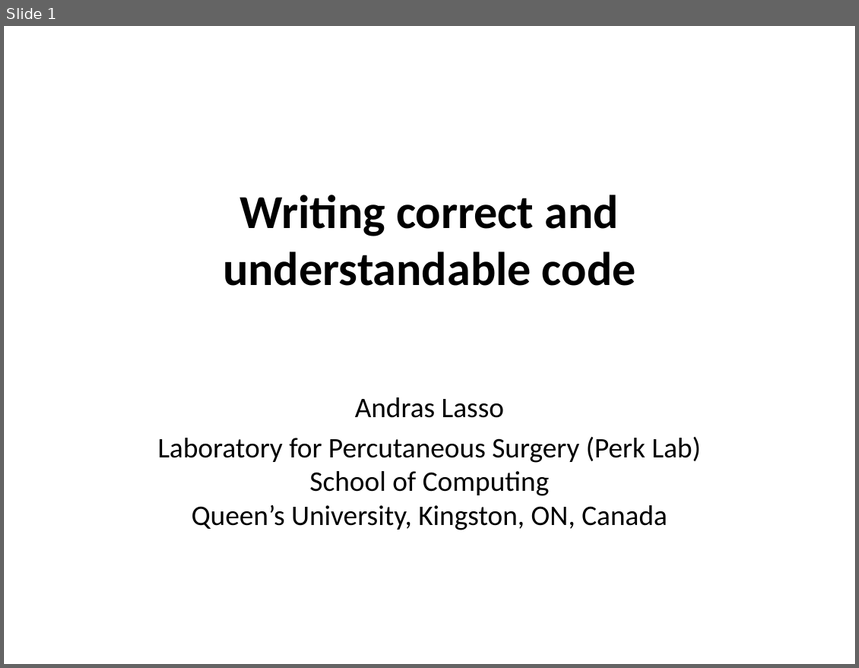
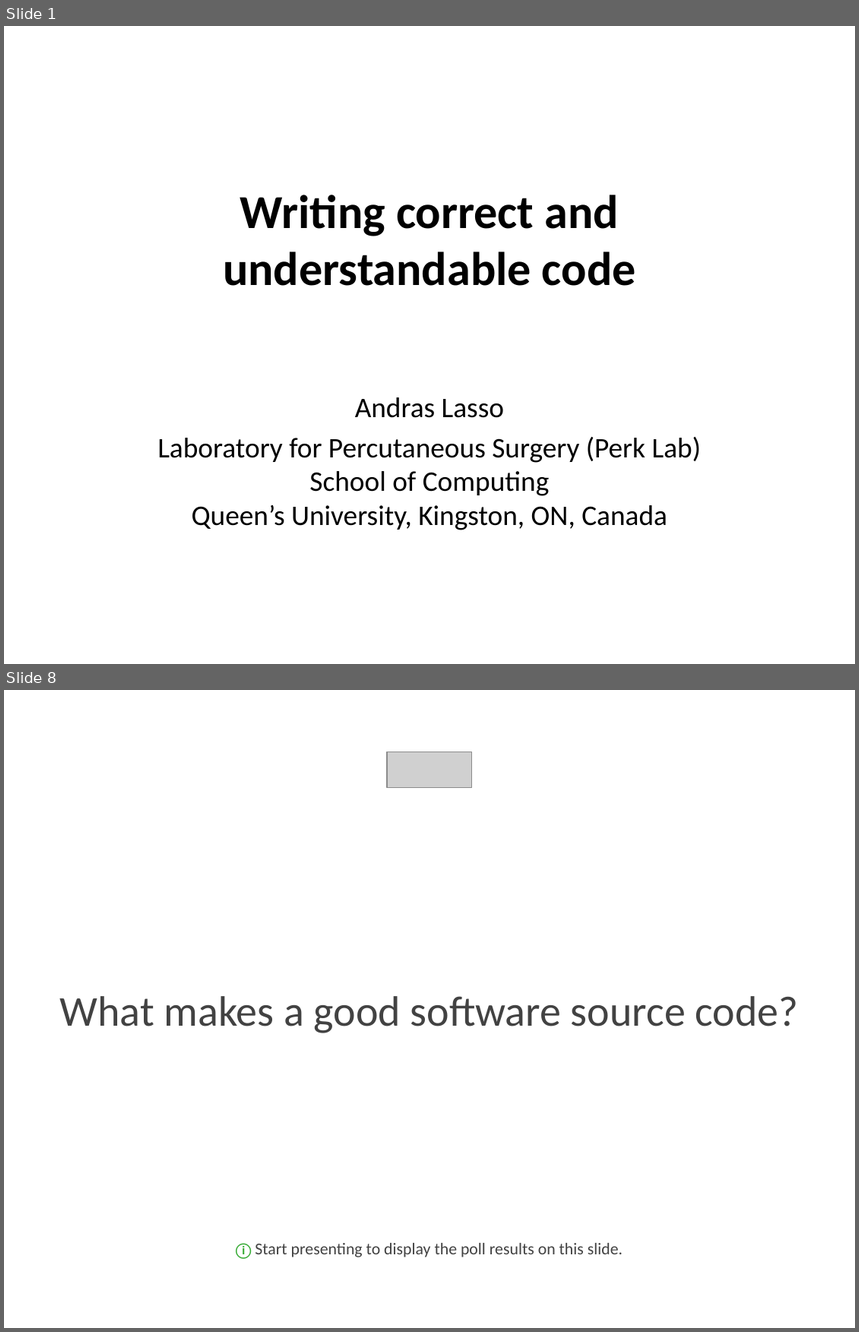
Before and after one commit to PerkLab/PerkLabBootcamp, a slide deck: Doc/day3_1_WritingCorrectAndUnderstandableCode.pptx. Shown one above the other, each under a label of ours: slide 1 before the commit, slides 1 and 8 after it; the slides between them are not shown. The pictures are 859x668 and 859x1332 pixels, drawn with LibreOffice and Linux fonts; fonts in the diff are those of the drawing; grey boxes stand for pictures; background and template pictures are left out. Boxes give left, top, right and bottom in pixels: in the first picture for what was removed or moved away, otherwise in the second. Text is boxed around its words. In the diff, an @@ line names an element or a change of style, - is before the commit and + after.

```diff
--- a/Doc/day3_1_WritingCorrectAndUnderstandableCode.pptx
+++ b/Doc/day3_1_WritingCorrectAndUnderstandableCode.pptx
@@ slide 8 added at (x1=4, y1=690, x2=855, y2=1328), background #FFFFFF @@
@@ picture added at (x1=387, y1=752, x2=472, y2=788) @@
@@ rectangle added at (x1=4, y1=850, x2=855, y2=1170), fill #FFFFFF, outline #FFFFFF 2 pt, 36 pt, text #424242 @@
+What makes a good software source code?
@@ text added at (x1=236, y1=1243, x2=623, y2=1259), 14 pt, text #424242 @@
+ⓘ Start presenting to display the poll results on this slide.
```
Also in this commit, not shown: 21 slides changed, 5 other slides added, 2 other files.
